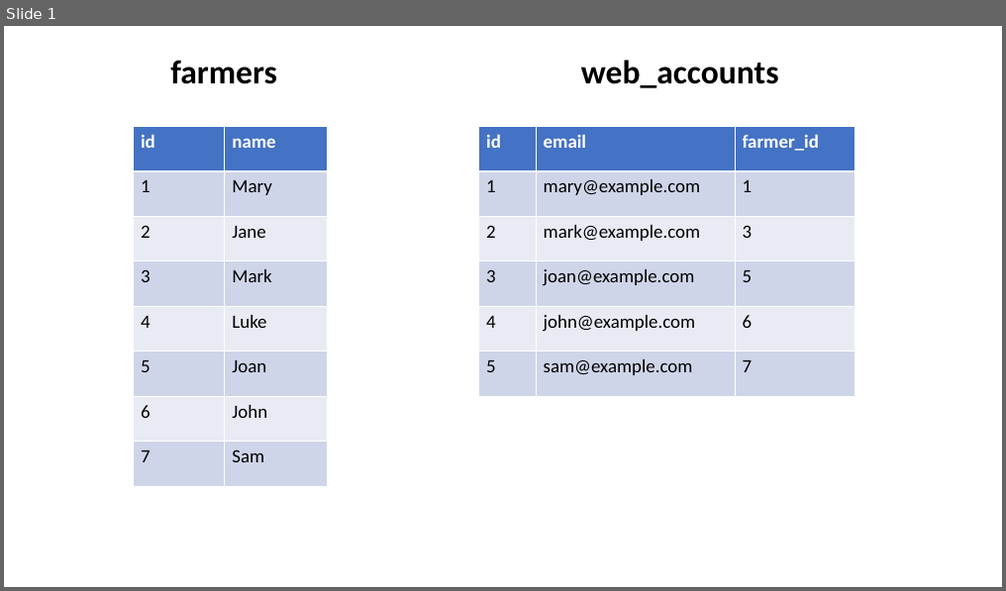
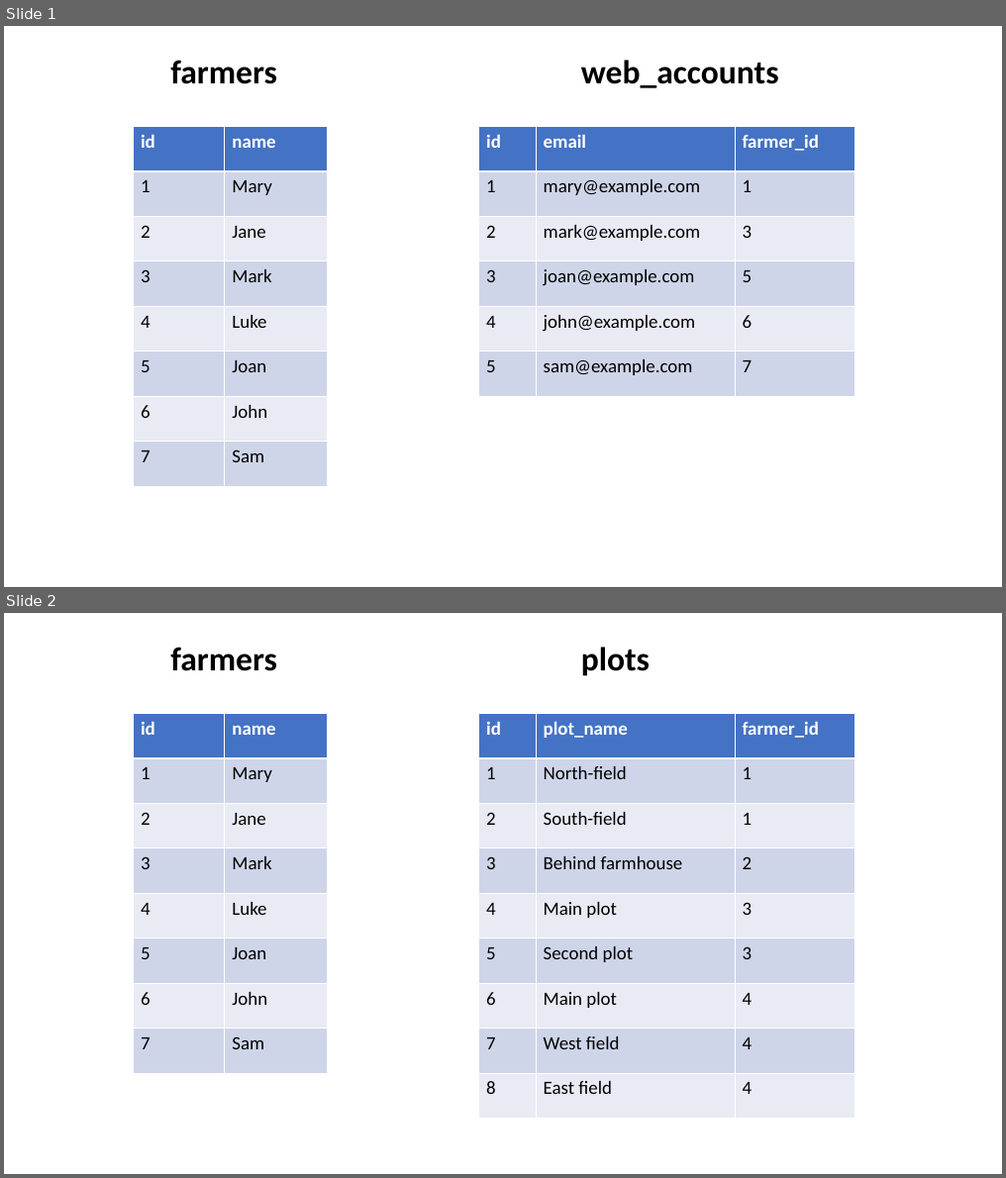
Before and after one commit to stats4sd/Installation-Guides, a slide deck: assets/images/relationships/source-tables.pptx. Shown one above the other, each under a label of ours: slide 1 before the commit, slides 1 and 2 after it. The pictures are 1006x591 and 1006x1178 pixels, drawn with LibreOffice and Linux fonts; fonts in the diff are those of the drawing. Boxes give left, top, right and bottom in pixels: in the first picture for what was removed or moved away, otherwise in the second. Text is boxed around its words. In the diff, an @@ line names an element or a change of style, - is before the commit and + after.

```diff
--- a/assets/images/relationships/source-tables.pptx
+++ b/assets/images/relationships/source-tables.pptx
@@ slide 2 added at [4, 613, 1002, 1174], background #FFFFFF @@
@@ text added at [170, 647, 277, 671], 32 pt, text #000000, bold @@
+farmers
@@ text added at [581, 647, 649, 676], 32 pt, text #000000, bold @@
+plots
@@ table added at [134, 713, 328, 1073], 8 rows, 2 columns @@
+id | name
+1 | Mary
+2 | Jane
+3 | Mark
+4 | Luke
+5 | Joan
+6 | John
+7 | Sam
@@ table added at [478, 713, 855, 1118], 9 rows, 3 columns @@
+id | plot_name | farmer_id
+1 | North-field | 1
+2 | South-field | 1
+3 | Behind farmhouse | 2
+4 | Main plot | 3
+5 | Second plot | 3
+6 | Main plot | 4
+7 | West field | 4
+8 | East field | 4
```
Also in this commit, not shown: 3 other slides added, 2 other files.
